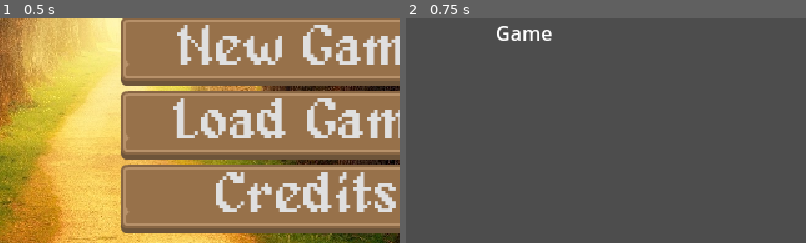
Above: before the commit, frames 1-2 (left to right).
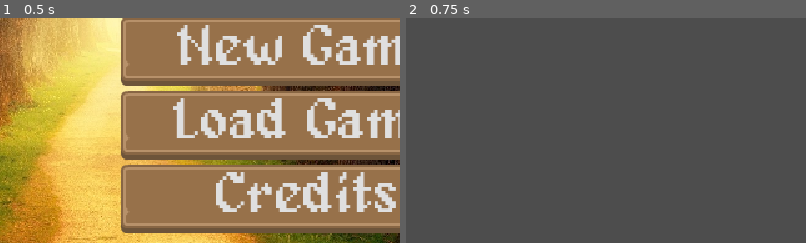
Above: after the commit, the same moments.

Repository: ZeusOnline1998/godot-legacy-of-the-ancient-questor
Game: Godot game, scene res://scenes/ui/title_screen.tscn
Two runs of this game, one before a commit and one after it. Both use one fixed random seed, a clock stepped at 60 frames per second and the inputs below.
Inputs:
- Up to frame 1 (0.5 s): no input
- Up to frame 2 (0.75 s): click "New Game" at 0.5 s
The pictures show only the part of the screen within x 35-85%, y 47-97%; the shares and areas given below are measured in that part.

Frame 1 is identical in both runs. In frame 2, 0.5% of the frame differs, in the area x 22-37%, y 3-11%.
Error after the commit: Invalid access to property or key 'current_map' on a base object of type 'Node (GameManager.gd)'. (res://scripts/game/game_screen.gd:9)

Commit message:
Game Manager, Initialising Tileset

Diff:
--- a/project.godot
+++ b/project.godot
@@ -19,6 +19,7 @@
 [autoload]
 
 Loader="*res://scripts/loader.gd"
+GameManager="*res://scripts/GameManager.gd"
 
 [display]
 
--- a/scenes/game_screen.tscn
+++ b/scenes/game_screen.tscn
@@ -1,25 +1,9 @@
-[gd_scene format=3 uid="uid://cslsh4qckoonh"]
+[gd_scene load_steps=2 format=3 uid="uid://cslsh4qckoonh"]
 
-[node name="Game" type="Node2D"]
+[ext_resource type="Script" path="res://scripts/game/game_screen.gd" id="1_pljnk"]
 
-[node name="Control" type="Control" parent="."]
-layout_mode = 3
-anchors_preset = 15
-anchor_right = 1.0
-anchor_bottom = 1.0
-offset_right = 640.0
-offset_bottom = 360.0
-grow_horizontal = 2
-grow_vertical = 2
+[node name="Game" type="Node" node_paths=PackedStringArray("map")]
+script = ExtResource("1_pljnk")
+map = NodePath("Map")
 
-[node name="CenterContainer" type="CenterContainer" parent="Control"]
-layout_mode = 1
-anchors_preset = 15
-anchor_right = 1.0
-anchor_bottom = 1.0
-grow_horizontal = 2
-grow_vertical = 2
-
-[node name="Label" type="Label" parent="Control/CenterContainer"]
-layout_mode = 2
-text = "Game"
+[node name="Map" type="Node" parent="."]
--- /dev/null
+++ b/scripts/GameManager.gd
@@ -0,0 +1,9 @@
+extends Node
+
+var default_map_path: String
+
+var current_map_path
+
+
+func start_new_game():
+	current_map_path = default_map_path
--- /dev/null
+++ b/scripts/game/game_screen.gd
@@ -0,0 +1,9 @@
+extends Node
+
+class_name GameScreen
+
+@export var map: Node
+
+
+func _ready() -> void:
+	map.add_child(load(GameManager.current_map).instantiate())
--- a/scripts/title/title_screen.gd
+++ b/scripts/title/title_screen.gd
@@ -2,4 +2,7 @@
 
 
 func _on_new_game_button_pressed() -> void:
+
+	GameManager.start_new_game()
+
 	Loader.load_scene(self, "res://scenes/game_screen.tscn")
--- /dev/null
+++ b/tilesets/default.tres
@@ -0,0 +1,3 @@
+[gd_resource type="TileSet" format=3 uid="uid://eyxlvo2ut1or"]
+
+[resource]
Binary file added: gfx/game/tiles/PokemonLike.png
Not shown, added: gfx/game/tiles/PokemonLike.png.import
Binary file added: gfx/game/tiles/colored_packed.png
Not shown, added: gfx/game/tiles/colored_packed.png.import
